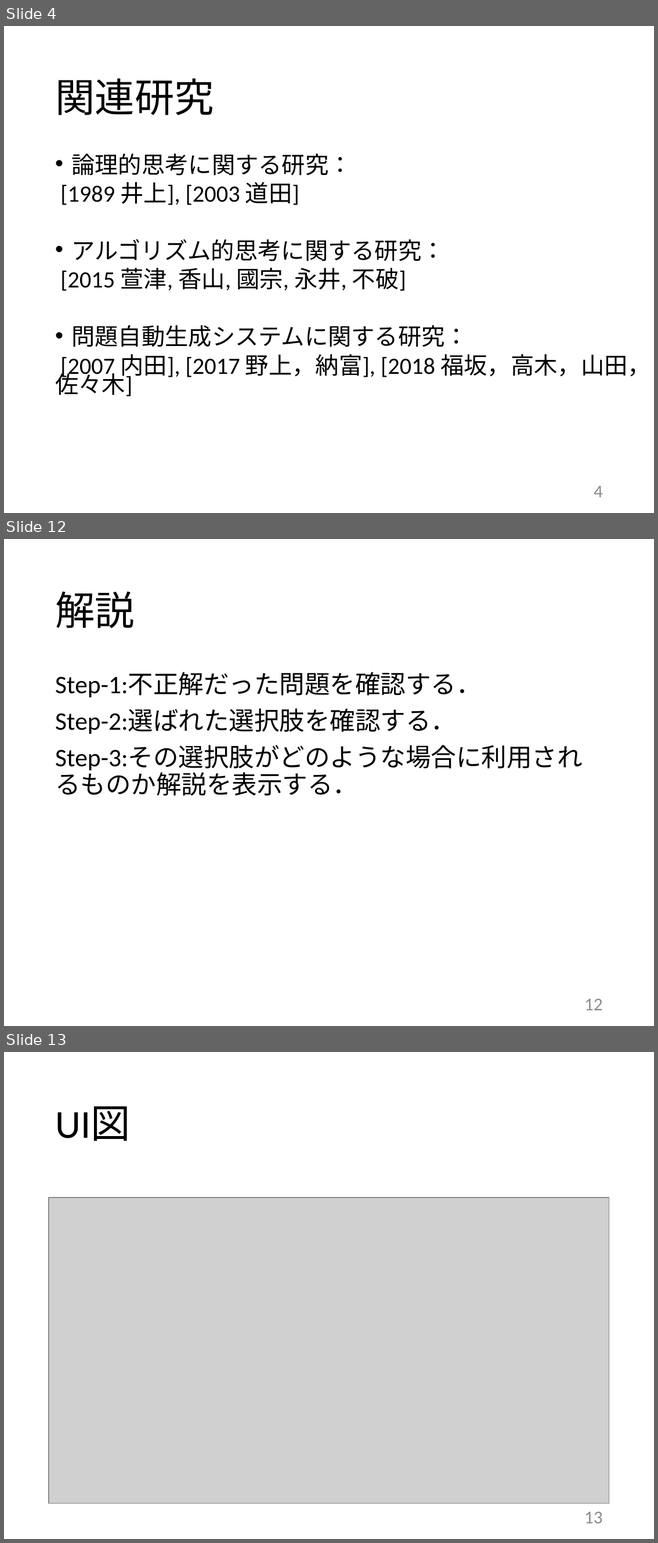
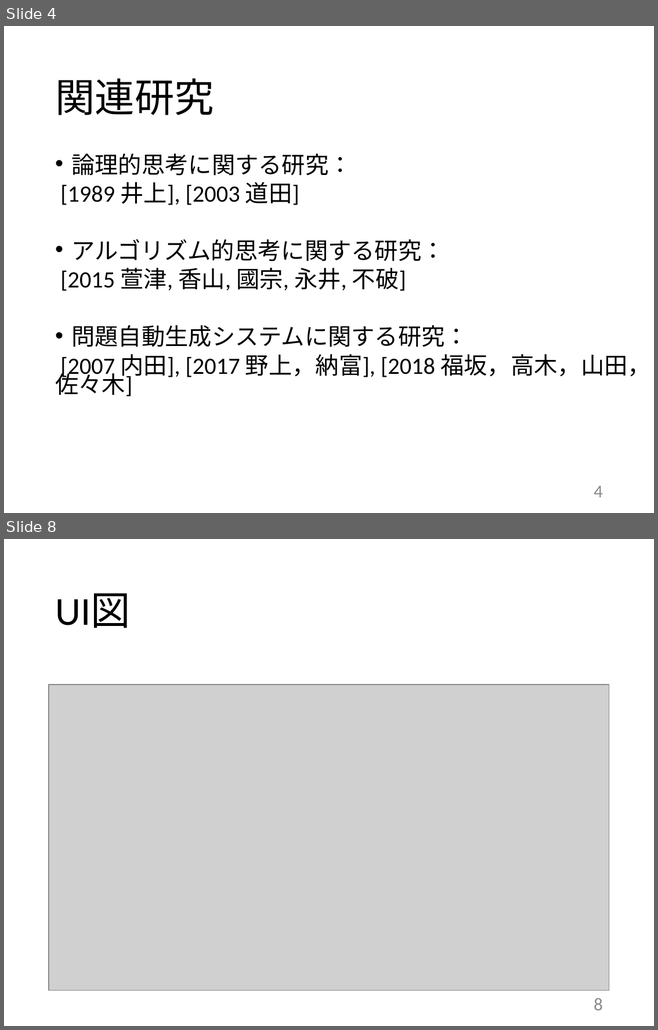
Before and after one commit to kait-takanolab/1821121-shimaoka-thesis, a slide deck: 1821121_shimaoka_thesis.pptx. Shown one above the other, each under a label of ours: slides 4, 12 and 13 before the commit, slides 4 and 8 after it; the slides between them are not shown. The pictures are 658x1543 and 658x1030 pixels, drawn with LibreOffice and Linux fonts; fonts in the diff are those of the drawing; grey boxes stand for pictures. Boxes give left, top, right and bottom in pixels: in the first picture for what was removed or moved away, otherwise in the second. Text is boxed around its words. In the diff, an @@ line names an element or a change of style, - is before the commit and + after.

```diff
--- a/1821121_shimaoka_thesis.pptx
+++ b/1821121_shimaoka_thesis.pptx
@@ slide 12 removed at (x1=4, y1=539, x2=654, y2=1026), background #FFFFFF @@
@@ title removed at (x1=55, y1=591, x2=134, y2=628) @@
-解説
@@ text removed at (x1=55, y1=672, x2=582, y2=796) @@
-Step-1:不正解だった問題を確認する．
-Step-2:選ばれた選択肢を確認する．
-Step-3:その選択肢がどのような場合に利用されるものか解説を表示する．
@@ page number removed at (x1=584, y1=999, x2=603, y2=1011) @@
-12
@@ what was slide 13 is now slide 8 @@
@@ page number at (x1=593, y1=998, x2=603, y2=1011): text changed @@
-13
+8
```
Also in this commit, not shown: 5 slides changed, 6 other slides removed, 4 other files.
